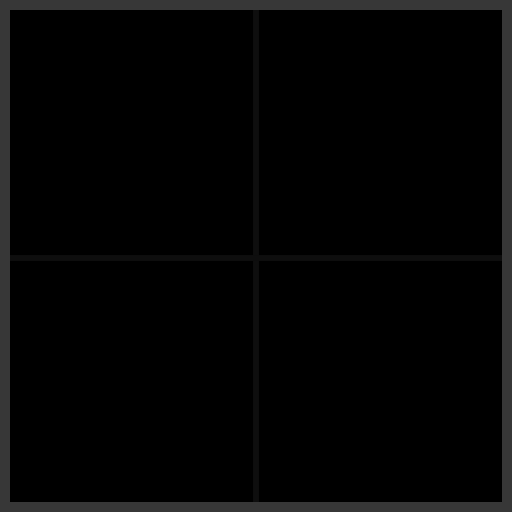
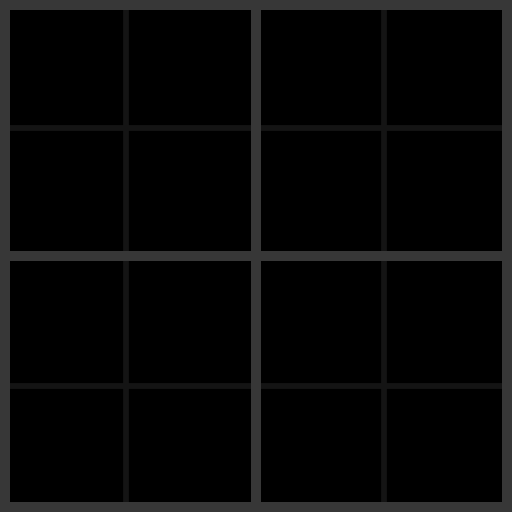
Comparing the layer stacks of the two 512x512 images. Changes:
painted on "Photoshop copy" over <box>10,10,502,502</box>
"Inner Bold Lines": opacity 25% → 100% over <box>10,10,502,502</box>
painted on "Horizontal Line" (1st of 3, in "Photoshop" › "Inner Bold Lines" › "Transparent") over <box>10,251,502,261</box>
painted on "Vertical Line" (1st of 3, in "Photoshop" › "Inner Bold Lines" › "Transparent") over <box>251,10,261,502</box>
showed group "Intermediary Bold Lines" (4 layers), opacity 15% → 25% over <box>10,10,502,502</box>
moved "Vertical Line copy" above "Vertical Line", painted on it over <box>123,10,129,502</box>
moved "Vertical Line" (3rd of 3, in "Photoshop" › "Intermediary Bold Lines") above "Horizontal Line copy", painted on it over <box>381,10,387,502</box>
painted on "Horizontal Line copy" over <box>10,383,502,389</box>
painted on "Horizontal Line" (3rd of 3, in "Photoshop" › "Intermediary Bold Lines") over <box>10,125,502,131</box>
added group "Group 1" with 37 layers in group "Photoshop" over <box>10,10,502,502</box>
